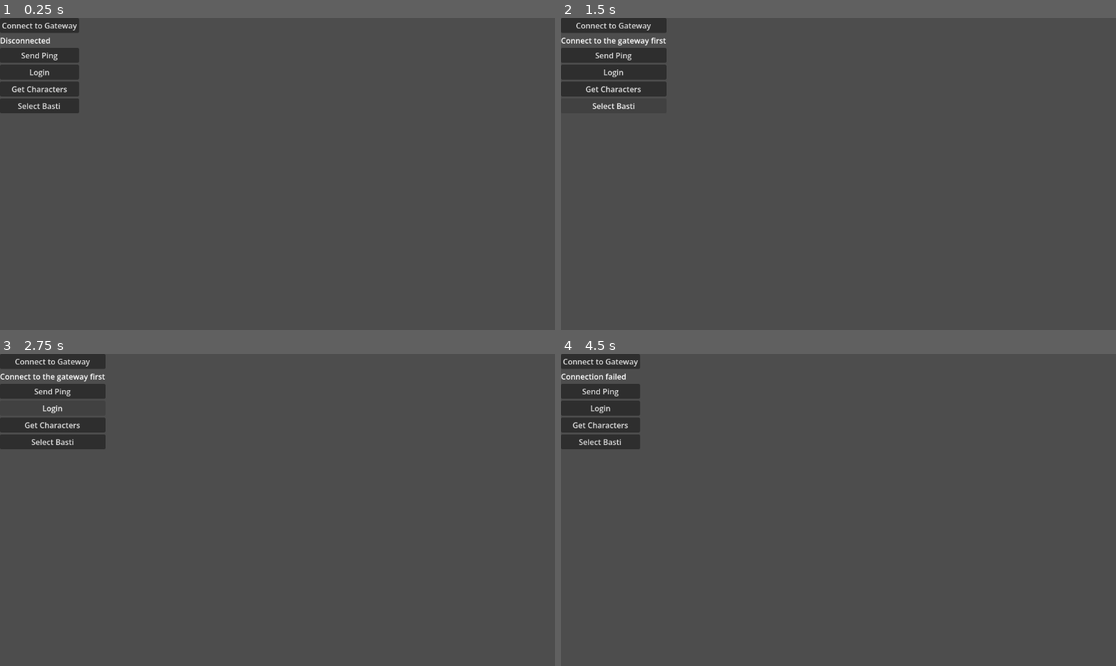
Above: before the commit, frames 1-4 (two rows, left to right).
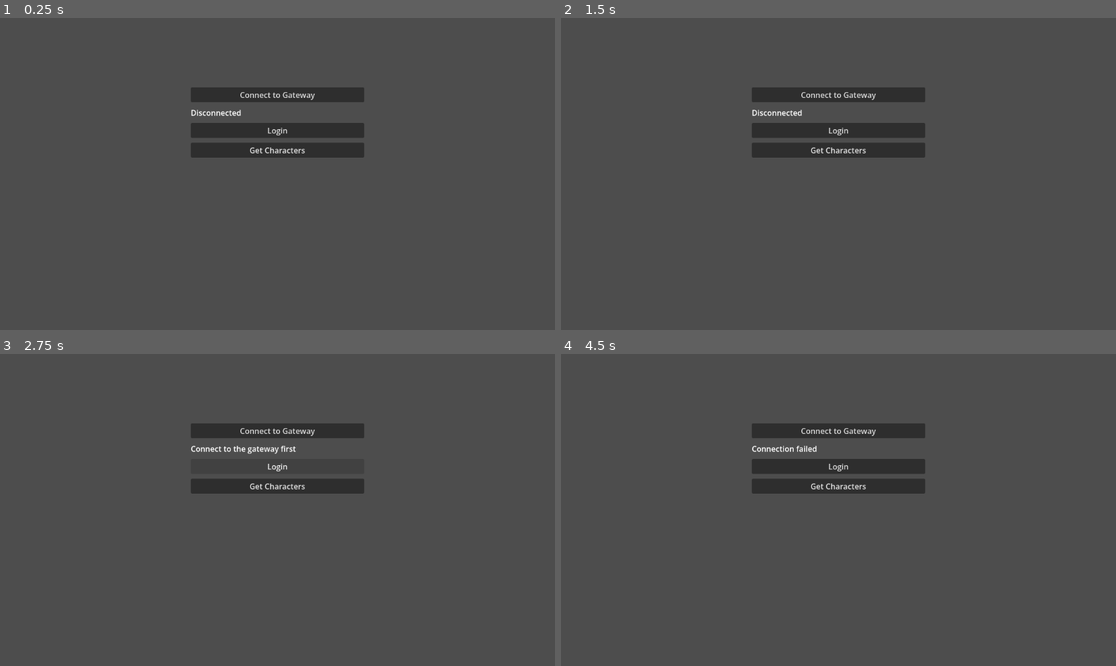
Above: after the commit, the same moments.

Repository: kathibrati/moondrasil-online
Game: Godot game, scene res://Main.tscn
Two runs of this game, one before a commit and one after it. Both use one fixed random seed, a clock stepped at 60 frames per second and the inputs below.
Inputs (mouse positions are in pixels of both pictures, inside the frame that each line leads up to):
- Up to frame 1 (0.25 s): no input
- Up to frame 2 (1.5 s): click (599, 55) at 0.5 s, where only the run before the commit has a clickable "Send Ping"; click (616, 105) at 1.25 s, where only the run before the commit has a clickable "Select Basti"
- Up to frame 3 (2.75 s): click "Login" at 2 s
- Up to frame 4 (4.5 s): click "Get Characters" at 2.75 s; click "Connect to Gateway" at 3.5 s; move the mouse to (960, 494) at 4.27 s; hold D (move_right) from 4.28 s (still down); hold Right mouse button (auto_attack) from 4.28 s (still down); click (960, 494) at 4.42 s

The runs differ from the first frame. In frame 1, 7.6% of the frame differs, in the area x 0-66%, y 0-45%; in frame 2, 8.1%; in frame 3, 6.7%; in frame 4, 7.7%.

Commit message:
introduce character selection panel and refactor combat and attack systems

Diff:
--- a/client/godot/moondrasil-online/Main.gd
+++ b/client/godot/moondrasil-online/Main.gd
@@ -2,19 +2,19 @@
 
 @onready var connect_button = $VBoxContainer/ConnectButton
 @onready var status_label = $VBoxContainer/StatusLabel
-@onready var ping_button = $VBoxContainer/PingButton
 @onready var login_button = $VBoxContainer/LoginButton
 @onready var get_characters_button = $VBoxContainer/GetCharactersButton
-@onready var select_basti_button = $VBoxContainer/SelectBastiButton
+@onready var character_selection_panel = $VBoxContainer/CharacterSelectionPanel
 
 var websocket := WebSocketPeer.new()
 
 func _ready():
 	connect_button.pressed.connect(_on_connect_pressed)
-	ping_button.pressed.connect(_on_ping_pressed)
 	login_button.pressed.connect(_on_login_pressed)
 	get_characters_button.pressed.connect(_on_get_characters_pressed)
-	select_basti_button.pressed.connect(_on_select_basti_pressed)
+	character_selection_panel.character_selected.connect(
+		_on_character_selected
+	)
 
 func _process(_delta):
 	websocket.poll()
@@ -57,10 +57,11 @@
 		"type": "GET_CHARACTERS"
 	})
 
-func _on_select_basti_pressed():
+func _on_character_selected(character_id: String):
+	status_label.text = "Entering world..."
 	_send_message({
 		"type": "SELECT_CHARACTER",
-		"characterId": "1"
+		"characterId": character_id
 	})
 
 func _send_message(payload: Dictionary):
@@ -78,14 +79,9 @@
 		return
 
 	if payload.get("type") == "CHARACTER_LIST":
-		var character_names: Array[String] = []
-
-		for character in payload.get("characters", []):
-			var character_id = str(character.get("id", ""))
-			var character_name = str(character.get("name", ""))
-			character_names.append("%s: %s" % [character_id, character_name])
-
-		status_label.text = "Characters: " + ", ".join(character_names)
+		var characters: Array = payload.get("characters", [])
+		character_selection_panel.show_characters(characters)
+		status_label.text = "Choose a character."
 		return
 
 	if payload.get("type") == "ENTER_WORLD":
@@ -100,4 +96,5 @@
 		get_tree().change_scene_to_file("res://scenes/World.tscn")
 		return
 
+	character_selection_panel.set_selection_enabled(true)
 	status_label.text = message
--- a/client/godot/moondrasil-online/Main.tscn
+++ b/client/godot/moondrasil-online/Main.tscn
@@ -1,6 +1,7 @@
-[gd_scene format=3 uid="uid://cf0o8jk64lu03"]
+[gd_scene load_steps=3 format=3 uid="uid://cf0o8jk64lu03"]
 
 [ext_resource type="Script" uid="uid://0mwjys1x74vx" path="res://Main.gd" id="1_glv2v"]
+[ext_resource type="PackedScene" path="res://scenes/ui/CharacterSelectionPanel.tscn" id="2_selection"]
 
 [node name="Control" type="Control" unique_id=2028610994]
 layout_mode = 3
@@ -12,9 +13,19 @@
 script = ExtResource("1_glv2v")
 
 [node name="VBoxContainer" type="VBoxContainer" parent="." unique_id=780781496]
-layout_mode = 0
-offset_right = 40.0
-offset_bottom = 40.0
+layout_mode = 1
+anchors_preset = 8
+anchor_left = 0.5
+anchor_top = 0.5
+anchor_right = 0.5
+anchor_bottom = 0.5
+offset_left = -180.0
+offset_top = -180.0
+offset_right = 180.0
+offset_bottom = 180.0
+grow_horizontal = 2
+grow_vertical = 2
+theme_override_constants/separation = 10
 
 [node name="ConnectButton" type="Button" parent="VBoxContainer" unique_id=1346530863]
 layout_mode = 2
@@ -24,10 +35,6 @@
 layout_mode = 2
 text = "Disconnected"
 
-[node name="PingButton" type="Button" parent="VBoxContainer" unique_id=1902620404]
-layout_mode = 2
-text = "Send Ping"
-
 [node name="LoginButton" type="Button" parent="VBoxContainer" unique_id=223255483]
 layout_mode = 2
 text = "Login"
@@ -36,6 +43,5 @@
 layout_mode = 2
 text = "Get Characters"
 
-[node name="SelectBastiButton" type="Button" parent="VBoxContainer"]
+[node name="CharacterSelectionPanel" parent="VBoxContainer" instance=ExtResource("2_selection")]
 layout_mode = 2
-text = "Select Basti"
--- /dev/null
+++ b/client/godot/moondrasil-online/scenes/ui/CharacterSelectionPanel.tscn
@@ -0,0 +1,26 @@
+[gd_scene load_steps=2 format=3]
+
+[ext_resource type="Script" path="res://scripts/ui/CharacterSelectionPanel.gd" id="1_selection"]
+
+[node name="CharacterSelectionPanel" type="PanelContainer"]
+visible = false
+custom_minimum_size = Vector2(320, 0)
+script = ExtResource("1_selection")
+
+[node name="Content" type="VBoxContainer" parent="."]
+layout_mode = 2
+theme_override_constants/separation = 10
+
+[node name="Title" type="Label" parent="Content"]
+layout_mode = 2
+text = "Select Character"
+horizontal_alignment = 1
+
+[node name="CharacterList" type="VBoxContainer" parent="Content"]
+layout_mode = 2
+theme_override_constants/separation = 6
+
+[node name="EmptyLabel" type="Label" parent="Content"]
+layout_mode = 2
+text = "No characters available."
+horizontal_alignment = 1
--- a/client/godot/moondrasil-online/scripts/combat/CombatController.gd
+++ b/client/godot/moondrasil-online/scripts/combat/CombatController.gd
@@ -3,25 +3,17 @@
 
 signal monster_defeated(monster_id: String)
 
-@export var auto_attack_interval := 0.75
-
 var targeting: TargetingController
 var player_state: PlayerState
 var auto_attack_enabled := false
-var auto_attack_cooldown := 0.0
 
 func configure(targeting_controller: TargetingController, state: PlayerState):
 	targeting = targeting_controller
 	player_state = state
 	targeting.target_changed.connect(_on_target_changed)
 
-func _process(delta: float):
-	if not auto_attack_enabled:
-		return
-
-	auto_attack_cooldown -= delta
-	if auto_attack_cooldown <= 0.0:
-		auto_attack_cooldown = auto_attack_interval
+func _process(_delta: float):
+	if auto_attack_enabled:
 		attack_selected()
 
 func attack_selected():
@@ -35,7 +27,12 @@
 		)
 		return
 
+	var now := _get_combat_time_seconds()
+	if not player_state.can_attack(now):
+		return
+
 	var monster := target as Monster
+	player_state.record_attack(now)
 	monster.take_damage(1)
 	if is_instance_valid(monster) and not monster.is_defeated:
 		targeting.show_status("Target: %s | HP: %d / %d" % [
@@ -47,11 +44,22 @@
 func start_auto_attack(world_position: Vector2):
 	targeting.select_at(world_position)
 	var target := targeting.selected_target
-	auto_attack_enabled = (
-		is_instance_valid(target)
-		and target.can_be_attacked()
-	)
-	auto_attack_cooldown = 0.0
+	if not is_instance_valid(target):
+		stop_auto_attack()
+		return
+
+	if not target.can_be_attacked():
+		stop_auto_attack()
+		targeting.show_status(
+			"Target: %s | Cannot attack" % target.get_target_name()
+		)
+		return
+
+	auto_attack_enabled = true
+	attack_selected()
+
+func stop_auto_attack():
+	auto_attack_enabled = false
 
 func handle_monster_defeated(
 	monster: Monster,
@@ -63,11 +71,14 @@
 	gold_reward: int
 ):
 	targeting.clear_target(monster)
-	auto_attack_enabled = false
+	stop_auto_attack()
 	player_state.grant_combat_rewards(experience_reward, gold_reward)
 	targeting.show_status("Target defeated")
 	monster_defeated.emit(monster_id)
 
 func _on_target_changed(target: Node2D):
 	if not is_instance_valid(target) or not target.can_be_attacked():
-		auto_attack_enabled = false
+		stop_auto_attack()
+
+func _get_combat_time_seconds() -> float:
+	return Time.get_ticks_msec() / 1000.0
--- a/client/godot/moondrasil-online/scripts/player/PlayerState.gd
+++ b/client/godot/moondrasil-online/scripts/player/PlayerState.gd
@@ -9,6 +9,17 @@
 var experience: int = 0
 var gold: int = 0
 var inventory: Array[ItemData] = []
+var attack_interval_seconds: float = 1.2
+var last_attack_time_seconds: float = -INF
+
+func can_attack(current_time_seconds: float) -> bool:
+	return (
+		current_time_seconds - last_attack_time_seconds
+		>= attack_interval_seconds
+	)
+
+func record_attack(current_time_seconds: float):
+	last_attack_time_seconds = current_time_seconds
 
 func add_experience(amount: int):
 	experience += amount
--- /dev/null
+++ b/client/godot/moondrasil-online/scripts/ui/CharacterSelectionPanel.gd
@@ -0,0 +1,46 @@
+class_name CharacterSelectionPanel
+extends PanelContainer
+
+signal character_selected(character_id: String)
+
+@onready var character_list: VBoxContainer = $Content/CharacterList
+@onready var empty_label: Label = $Content/EmptyLabel
+
+func _ready():
+	hide()
+
+func show_characters(characters: Array):
+	_clear_characters()
+
+	for character in characters:
+		if typeof(character) != TYPE_DICTIONARY:
+			continue
+
+		var character_id := str(character.get("id", ""))
+		var character_name := str(character.get("name", "Unknown"))
+		if character_id.is_empty():
+			continue
+
+		var button := Button.new()
+		button.text = character_name
+		button.tooltip_text = "Enter world as %s" % character_name
+		button.pressed.connect(
+			_on_character_pressed.bind(character_id)
+		)
+		character_list.add_child(button)
+
+	empty_label.visible = character_list.get_child_count() == 0
+	show()
+
+func set_selection_enabled(enabled: bool):
+	for child in character_list.get_children():
+		if child is Button:
+			child.disabled = not enabled
+
+func _clear_characters():
+	for child in character_list.get_children():
+		child.free()
+
+func _on_character_pressed(character_id: String):
+	set_selection_enabled(false)
+	character_selected.emit(character_id)
Not shown, added: client/godot/moondrasil-online/scripts/ui/CharacterSelectionPanel.gd.uid
